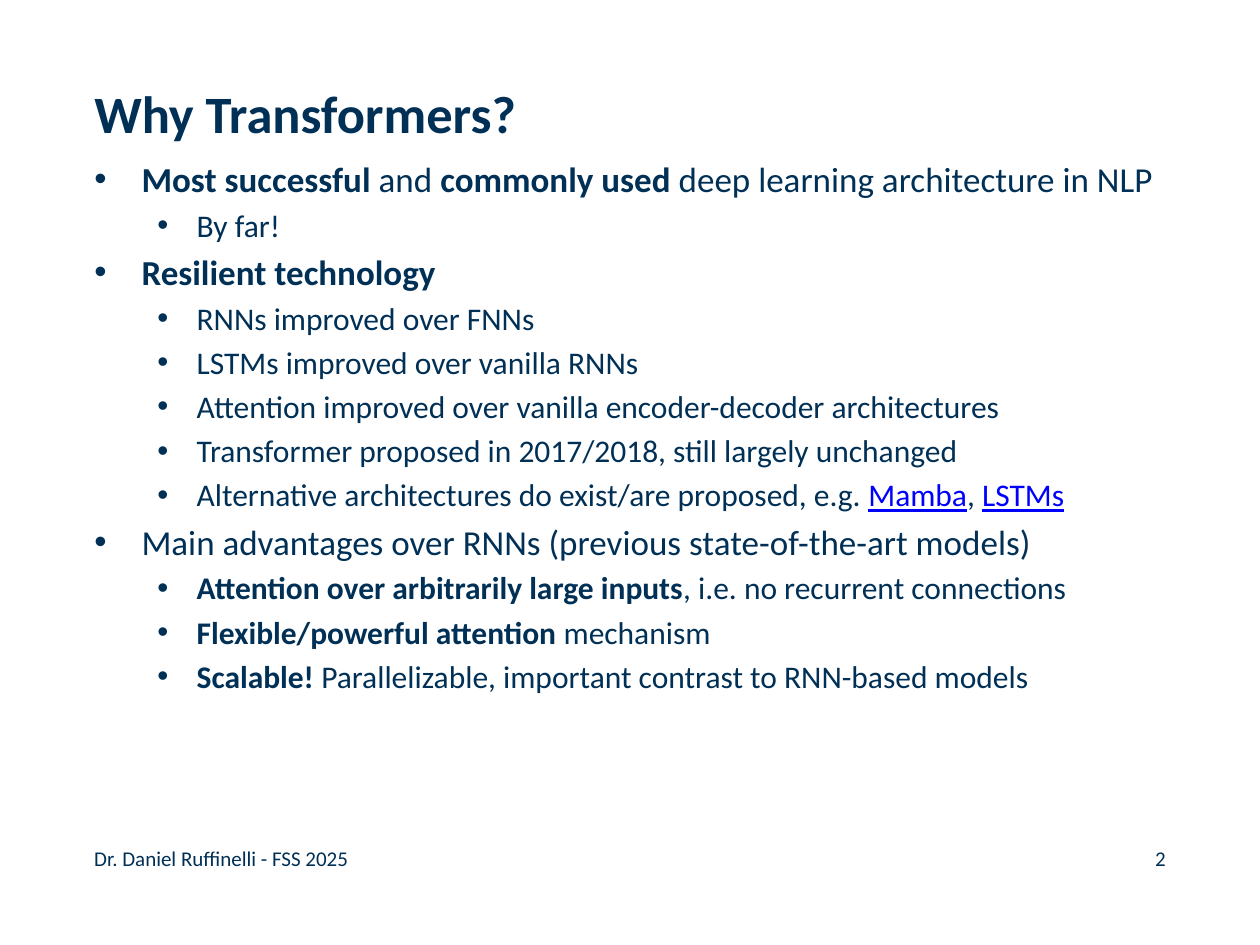
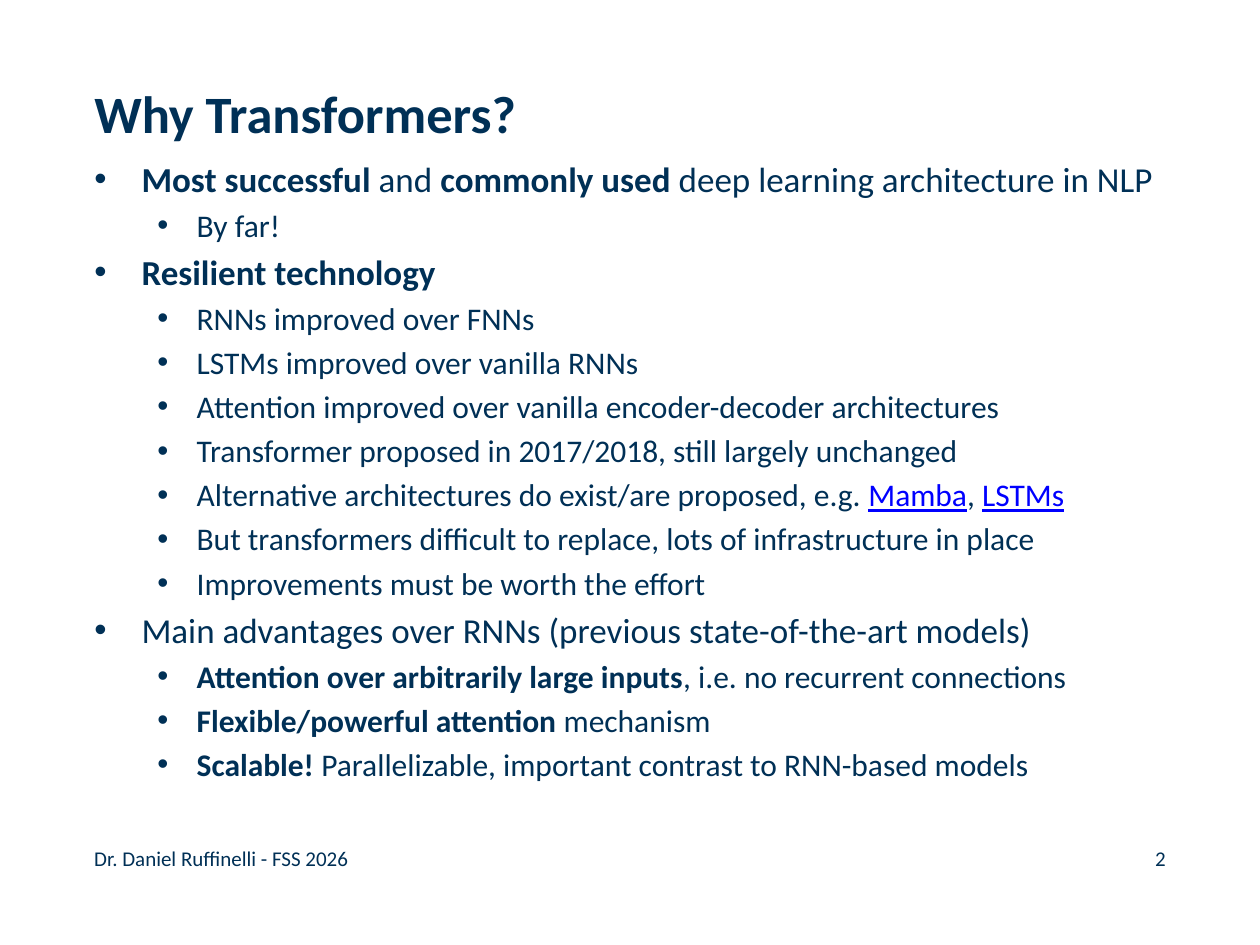
Before and after one commit to rufex2001/teaching_llms, a slide deck: slide 2 of lectures/04_transformers/04_transformers.pptx. Drawn at 1260x945 pixels with LibreOffice and Linux fonts; fonts in the diff are those of the drawing; background and template pictures are left out. Boxes give left, top, right and bottom in pixels: in the first picture for what was removed or moved away, otherwise in the second. Text is boxed around its words. In the diff, an @@ line names an element or a change of style, - is before the commit and + after.

```diff
--- a/lectures/04_transformers/04_transformers.pptx
+++ b/lectures/04_transformers/04_transformers.pptx
@@ text at (x1=197, y1=528, x2=1034, y2=600): paragraphs added @@
+  • But transformers difficult to replace, lots of infrastructure in place
+  • Improvements must be worth the effort
@@ text at (x1=94, y1=851, x2=347, y2=866): text changed @@
-Dr. Daniel Ruffinelli - FSS 2025
+Dr. Daniel Ruffinelli - FSS 2026
```
Also in this commit, not shown: 34 other slides changed, 1 other file.
